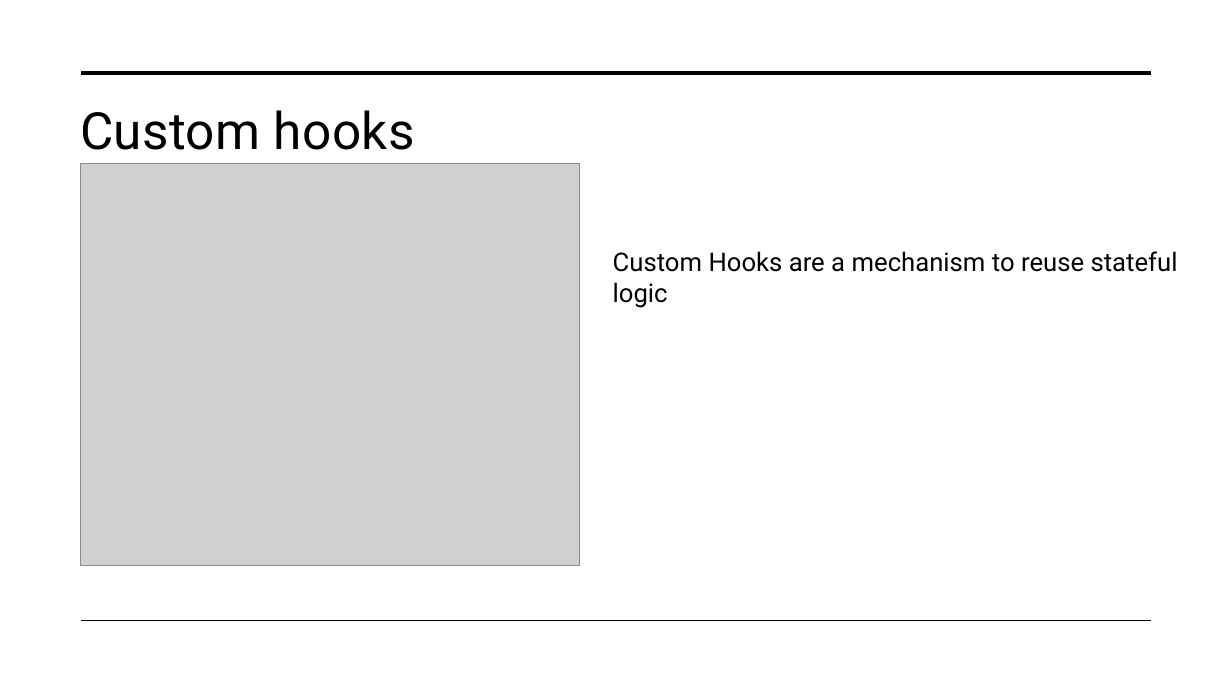
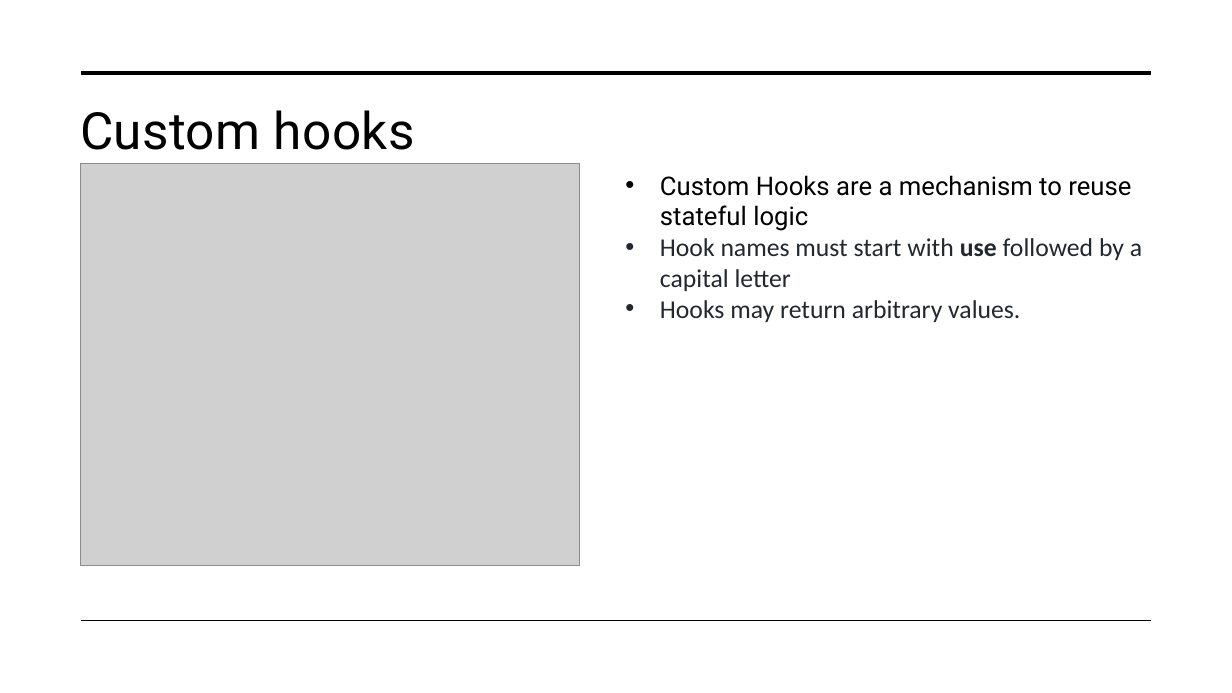
Before and after one commit to tungle251/demo-app, a slide deck: slide 24 of Presentation.pptx. Drawn at 1232x693 pixels with LibreOffice and Linux fonts; fonts in the diff are those of the drawing; grey boxes stand for pictures. Boxes give left, top, right and bottom in pixels: in the first picture for what was removed or moved away, otherwise in the second. Text is boxed around its words. In the diff, an @@ line names an element or a change of style, - is before the commit and + after.

Commit message:
public new pp version

```diff
--- a/Presentation.pptx
+++ b/Presentation.pptx
@@ text "Custom Hooks are a mechanism ...": place and size @@
-text "Custom Hooks are a mechanism ..." at [613,251,1178,308]
+text "Custom Hooks are a mechanism ..." at [660,175,1142,322]
@@ text at [660,175,1131,231]: bullet none to • @@
@@ text at [660,238,1142,322]: paragraphs added @@
+• Hook names must start with use followed by a capital letter
+• Hooks may return arbitrary values.
```
